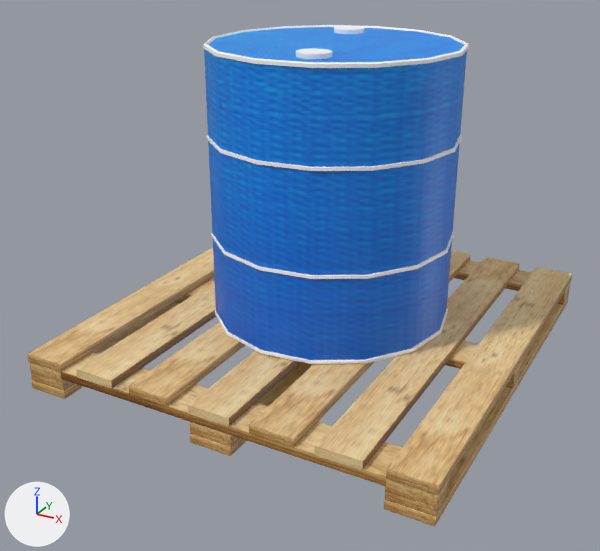
Two versions of the FBX model models/Barrel.fbx, one commit apart.
Before and after are seen from a 50 mm camera at (1.68, -3.39, 2.01) aimed at (-0.07, -0.22, 0.43). Lighting does not change. The marker at lower left points along +X, +Y and +Z. Where no turn or scale is listed for an object, it has been applied to the vertices.
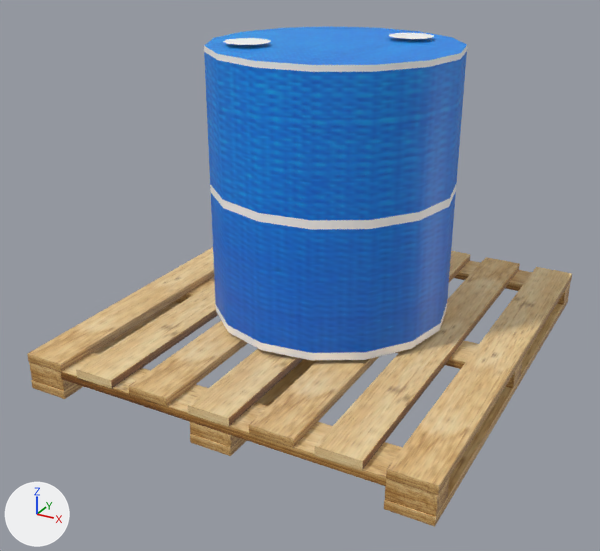
Scene script edits in JSON lines:
```json
{"block": "me_mesh_024", "where": "# used by ob_pcylinder4; location = (-0.008, -0.006, 0.837)"}
{"op": "remove", "block": "me_mesh_024", "code": "me_mesh_024.from_pydata(...)  # 32 vertices, 45 faces; spans x -0.563..0.575, y -0.572..0.572, z -0.639..0.639"}
{"op": "add", "block": "me_mesh_024", "code": "me_mesh_024.from_pydata(...)  # 91 vertices, 90 faces; spans x -0.563..0.575, y -0.572..0.572, z -0.639..0.639"}
{"block": "me_mesh_024", "change": "me_mesh_024 part 1: 1 vertex removed from x 0.0, y 0.0, z -0.639; 60 vertices added at x -0.563..0.575, y -0.572..0.572, z -0.602..0.613"}
{"op": "add", "block": "me_mesh_024", "code": "me_mesh_024.materials.append(mat_lambert2)  # picture img_white_tga"}
{"op": "add", "block": "me_mesh_002_1", "code": ["me_mesh_002_1 = bpy.data.meshes.new('Mesh.002')", "me_mesh_002_1.from_pydata(...)  # 8 vertices, 5 faces; spans x -10.0..10.0, y -5.0..5.0, z -106.0..106.0", "me_mesh_002_1.materials.append(mat_lambert4)  # picture img_wood_tga"]}
{"op": "add", "block": "me_mesh_023_1", "code": ["me_mesh_023_1 = bpy.data.meshes.new('Mesh.023')", "me_mesh_023_1.from_pydata(...)  # 11 vertices, 10 faces; spans x -0.105..0.105, y -0.1..0.1, z 0.021", "me_mesh_023_1.materials.append(mat_lambert2)  # picture img_white_tga"]}
{"op": "remove", "block": "ob_pcylinder2", "code": ["ob_pcylinder2 = bpy.data.objects.new('pCylinder2', me_mesh)", "ob_pcylinder2.location = (-0.111, 0.346, 1.486)"]}
{"op": "remove", "block": "ob_ptorus3", "code": ["ob_ptorus3 = bpy.data.objects.new('pTorus3', me_mesh_027)", "ob_ptorus3.location = (-0.007, -0.005, 0.599)"]}
{"op": "remove", "block": "ob_ptorus1", "code": ["ob_ptorus1 = bpy.data.objects.new('pTorus1', me_mesh_025)", "ob_ptorus1.location = (-0.007, -0.005, 1.473)"]}
{"op": "set", "path": "ob_pcube3", "old": "bpy.data.objects.new('pCube3', me_mesh_004)", "new": "bpy.data.objects.new('pCube3', me_mesh_002_1)"}
{"op": "remove", "block": "ob_pcylinder3", "code": ["ob_pcylinder3 = bpy.data.objects.new('pCylinder3', me_mesh_001)", "ob_pcylinder3.location = (0.081, -0.373, 1.486)"]}
{"op": "remove", "block": "ob_ptorus4", "code": ["ob_ptorus4 = bpy.data.objects.new('pTorus4', me_mesh_028)", "ob_ptorus4.location = (-0.007, -0.005, 0.19)"]}
{"op": "remove", "block": "ob_ptorus2", "code": ["ob_ptorus2 = bpy.data.objects.new('pTorus2', me_mesh_026)", "ob_ptorus2.location = (-0.007, -0.005, 1.069)"]}
{"op": "add", "block": "ob_pcylinder5", "code": ["ob_pcylinder5 = bpy.data.objects.new('pCylinder5', me_mesh_023_1)", "ob_pcylinder5.location = (0.243, 0.259, 1.471)"]}
{"op": "add", "block": "ob_pcylinder6", "code": ["ob_pcylinder6 = bpy.data.objects.new('pCylinder6', me_mesh_023_1.copy())", "ob_pcylinder6.location = (-0.312, -0.248, 1.471)"]}
```

Location of each change, (x1, y1, x2, y2) in pixels of the pictures (600 x 551 px):
```json
{"object": "pTorus1", "change": "deleted", "before": [203, 25, 469, 68]}
{"object": "pTorus2", "change": "deleted", "before": [207, 134, 462, 171]}
{"object": "pTorus3", "change": "deleted", "before": [211, 231, 454, 279]}
{"object": "pTorus4", "change": "deleted", "before": [215, 308, 448, 364]}
{"object": "pCylinder3", "change": "deleted", "before": [296, 48, 333, 59]}
{"object": "pCylinder6", "change": "added", "after": [223, 38, 271, 45]}
{"object": "pCylinder2", "change": "deleted", "before": [334, 26, 364, 34]}
{"object": "pCylinder5", "change": "added", "after": [389, 33, 434, 39]}
{"part": 1, "of": "me_mesh_024", "change": "built on", "after": [204, 46, 467, 360], "on screen": "blue"}
```
